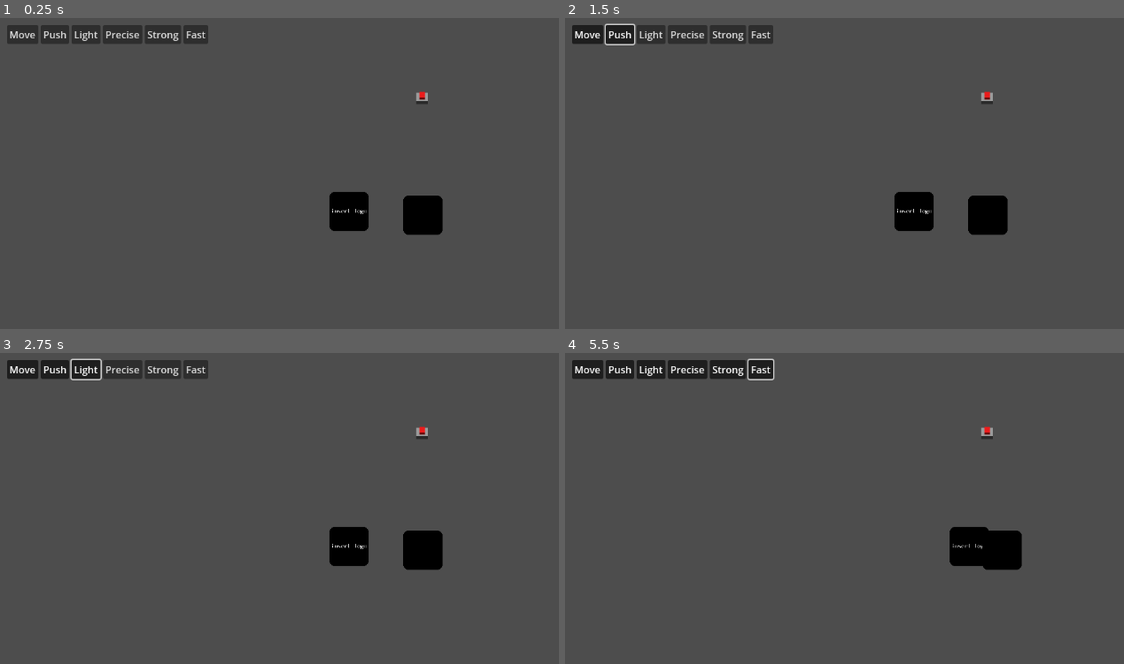
Above: before the commit, frames 1-4 (two rows, left to right).
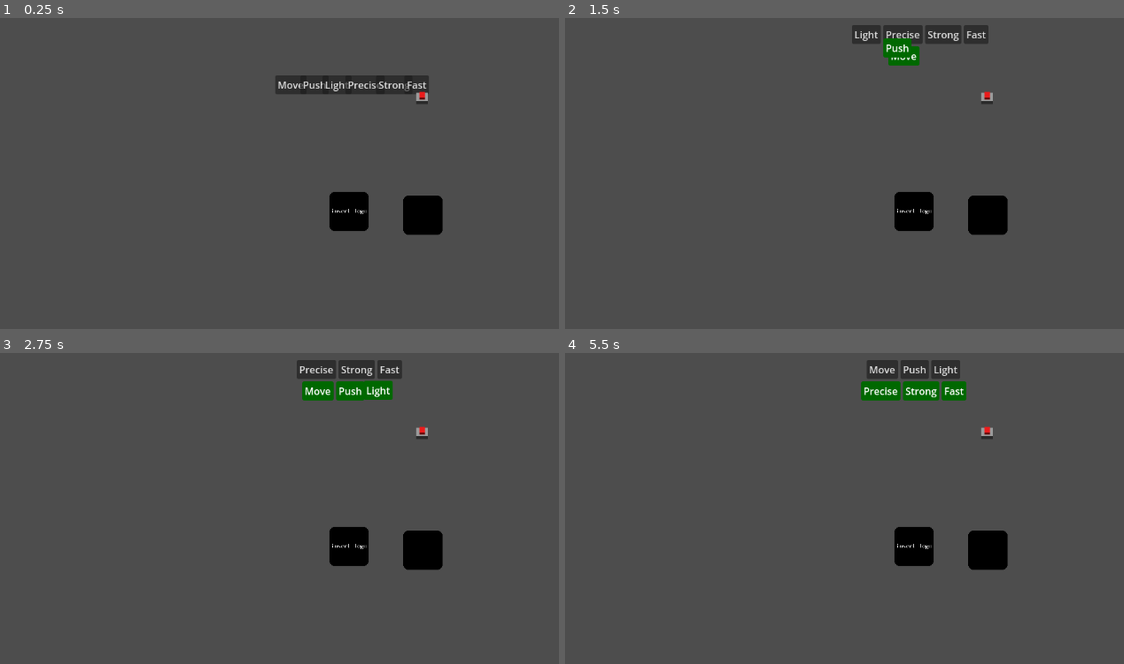
Above: after the commit, the same moments.

Repository: GeordieTomo/ludum-dare-58
Game: Godot game, scene res://environment/levels/test_level.tscn
Same seed, same stepped clock (60 frames per second), same inputs: the game is played once before the commit and once after it.
Inputs:
- Up to frame 1 (0.25 s): no input
- Up to frame 2 (1.5 s): click "Move" at 0.5 s; click "Push" at 1.25 s
- Up to frame 3 (2.75 s): click "Light" at 2 s
- Up to frame 4 (5.5 s): click "Precise" at 2.75 s; click "Strong" at 3.5 s; click "Fast" at 4.25 s; hold Right (right) from 5.03 s (still down); hold E (interact) from 5.03 s (still down)

The runs differ from the first frame. In frame 1, 3.3% of the frame differs, in the area x 1-77%, y 2-25%; in frame 2, 3.6%; in frame 3, 3.9%; in frame 4, 5.7%, in the area x 1-82%, y 1-70%.

Commit message:
add limit to word selection
allow only 3 to be selected at once. fixes #6

Diff:
--- a/main_theme.tres
+++ b/main_theme.tres
@@ -1,3 +1,16 @@
-[gd_resource type="Theme" format=3 uid="uid://cj3y7my0xsrcs"]
+[gd_resource type="Theme" load_steps=2 format=3 uid="uid://cj3y7my0xsrcs"]
+
+[sub_resource type="StyleBoxFlat" id="StyleBoxFlat_gsqoc"]
+content_margin_left = 4.0
+content_margin_top = 4.0
+content_margin_right = 4.0
+content_margin_bottom = 4.0
+bg_color = Color(0, 0.40784314, 0, 1)
+corner_radius_top_left = 3
+corner_radius_top_right = 3
+corner_radius_bottom_right = 3
+corner_radius_bottom_left = 3
+corner_detail = 5
 
 [resource]
+Button/styles/pressed = SubResource("StyleBoxFlat_gsqoc")
--- /dev/null
+++ b/word_cloud/follow_parent.gd
@@ -0,0 +1,21 @@
+extends Control
+
+@export var lerp_speed := 5.0
+var target_position : Vector2
+var prev_position : Vector2
+
+func _ready():
+	# Start at the parent's current global position
+	target_position = get_parent().global_position
+
+func _process(delta):
+	var parent_pos = get_parent().global_position
+
+	# If parent moved, update target position
+	if parent_pos != target_position:
+		target_position = parent_pos
+		global_position = prev_position
+
+	# Smoothly move child towards the parent's position
+	global_position = global_position.lerp(target_position, lerp_speed * delta)
+	prev_position = global_position
--- a/word_cloud/word_cloud.gd
+++ b/word_cloud/word_cloud.gd
@@ -2,6 +2,7 @@
 
 @export var words_that_can_be_used : Array[Enums.AllWords] = []
 @export var words_that_are_selected : Dictionary = {}
+@export var max_words_can_select : int = 3
 
 var word_ui_toggles : Array[Node2D]
 
@@ -15,6 +16,7 @@
 		if not words_that_are_selected.has(word):
 			words_that_are_selected[word] = false
 
+# called from word_cloud_display.gd -> when a word toggle button is pressed
 func set_word_selected_state(word: Enums.AllWords, new_state: bool):
 	# check if word is selected, and then toggle its state
 	words_that_are_selected[word] = new_state
@@ -34,3 +36,6 @@
 
 func check_if_word_is_selected(word: Enums.AllWords) -> bool:
 	return words_that_are_selected[word]
+
+func too_many_words_selected() -> bool:
+	return words_that_are_selected.values().count(true) > max_words_can_select
--- a/word_cloud/word_cloud_display.gd
+++ b/word_cloud/word_cloud_display.gd
@@ -1,6 +1,11 @@
 extends Control
 
 @export var word_ui_template : PackedScene
+
+@onready var available_word_container = %AvailableWordContainer
+@onready var selected_word_container = %SelectedWordContainer
+
+var word_toggle_objects : Array[WordToggle] = []
 
 func _ready():
 	instantiate_word_ui()
@@ -11,9 +16,22 @@
 
 func create_word_toggle_ui(word: Enums.AllWords):
 	var new_word_toggle : WordToggle = word_ui_template.instantiate()
-	new_word_toggle.toggled.connect(word_toggled.bind(word))
+	new_word_toggle.toggled.connect(word_toggled.bind(new_word_toggle))
 	new_word_toggle.text = Enums.get_string_from_enum(word)
-	add_child(new_word_toggle)
+	new_word_toggle.word_value = word
+	available_word_container.add_child(new_word_toggle)
+	word_toggle_objects.append(new_word_toggle)
 
-func word_toggled(toggled_on: bool, word: Enums.AllWords):
-	WordCloud.set_word_selected_state(word, toggled_on)
+func word_toggled(toggled_on: bool, word_toggle : WordToggle):
+	WordCloud.set_word_selected_state(word_toggle.word_value, toggled_on)
+
+	if WordCloud.too_many_words_selected():
+		var oldest_word_toggle: WordToggle = selected_word_container.get_child(0)
+		oldest_word_toggle.toggle()
+
+	if toggled_on:
+		word_toggle.get_parent().remove_child(word_toggle)
+		selected_word_container.add_child(word_toggle)
+	else:
+		word_toggle.get_parent().remove_child(word_toggle)
+		available_word_container.add_child(word_toggle)
--- a/word_cloud/word_cloud_scene.tscn
+++ b/word_cloud/word_cloud_scene.tscn
@@ -1,5 +1,6 @@
-[gd_scene load_steps=4 format=3 uid="uid://c8qtmupowsosw"]
+[gd_scene load_steps=5 format=3 uid="uid://c8qtmupowsosw"]
 
+[ext_resource type="Theme" uid="uid://cj3y7my0xsrcs" path="res://main_theme.tres" id="1_lfg12"]
 [ext_resource type="Script" uid="uid://bwo8g75o1b1aw" path="res://word_cloud/word_cloud.gd" id="1_y24nb"]
 [ext_resource type="Script" uid="uid://uip2ypr7vub5" path="res://word_cloud/word_cloud_display.gd" id="2_hk23b"]
 [ext_resource type="PackedScene" uid="uid://cep348itqkp7x" path="res://word_cloud/word_toggle.tscn" id="3_widb8"]
@@ -12,6 +13,7 @@
 anchor_bottom = 0.5
 grow_horizontal = 2
 grow_vertical = 2
+theme = ExtResource("1_lfg12")
 script = ExtResource("1_y24nb")
 words_that_can_be_used = Array[int]([0, 1, 2, 3, 4, 6])
 
@@ -27,8 +29,19 @@
 theme_override_constants/margin_right = 20
 theme_override_constants/margin_bottom = 20
 
-[node name="WordDisplay" type="GridContainer" parent="MarginContainer"]
+[node name="WordDisplay" type="VBoxContainer" parent="MarginContainer"]
 layout_mode = 2
-columns = 8
+size_flags_horizontal = 4
+size_flags_vertical = 0
 script = ExtResource("2_hk23b")
 word_ui_template = ExtResource("3_widb8")
+
+[node name="AvailableWordContainer" type="HBoxContainer" parent="MarginContainer/WordDisplay"]
+unique_name_in_owner = true
+layout_mode = 2
+size_flags_horizontal = 4
+
+[node name="SelectedWordContainer" type="HBoxContainer" parent="MarginContainer/WordDisplay"]
+unique_name_in_owner = true
+layout_mode = 2
+size_flags_horizontal = 4
--- a/word_cloud/word_toggle.gd
+++ b/word_cloud/word_toggle.gd
@@ -1,2 +1,24 @@
-extends Button
+extends Control
 class_name WordToggle
+
+@onready var word_toggle_button : Button= %WordToggleButton
+
+var text : String : set = set_text
+var word_value : Enums.AllWords
+
+signal toggled(new_state : bool)
+
+func _ready():
+	word_toggle_button.toggled.connect(_pressed)
+
+func _pressed(new_val : bool):
+	toggled.emit(new_val)
+
+func toggle():
+	word_toggle_button.button_pressed = !word_toggle_button.button_pressed
+
+func set_text(new_text: String):
+	set_button_text.call_deferred(new_text)
+
+func set_button_text(new_text: String):
+	word_toggle_button.text = new_text
--- a/word_cloud/word_toggle.tscn
+++ b/word_cloud/word_toggle.tscn
@@ -1,13 +1,23 @@
-[gd_scene load_steps=2 format=3 uid="uid://cep348itqkp7x"]
+[gd_scene load_steps=3 format=3 uid="uid://cep348itqkp7x"]
 
 [ext_resource type="Script" uid="uid://bq08i0m887r88" path="res://word_cloud/word_toggle.gd" id="1_e55ru"]
+[ext_resource type="Script" uid="uid://bma8tmfgbr2dg" path="res://word_cloud/follow_parent.gd" id="2_ve3n2"]
 
-[node name="WordToggle" type="Button"]
-anchors_preset = 15
-anchor_right = 1.0
-anchor_bottom = 1.0
+[node name="WordToggle" type="MarginContainer"]
+anchors_preset = 8
+anchor_left = 0.5
+anchor_top = 0.5
+anchor_right = 0.5
+anchor_bottom = 0.5
+offset_right = 87.0
+offset_bottom = 31.0
 grow_horizontal = 2
 grow_vertical = 2
+script = ExtResource("1_e55ru")
+
+[node name="WordToggleButton" type="Button" parent="."]
+unique_name_in_owner = true
+layout_mode = 2
 toggle_mode = true
-text = "word"
-script = ExtResource("1_e55ru")
+text = "Test Word"
+script = ExtResource("2_ve3n2")
Not shown, added: word_cloud/follow_parent.gd.uid
